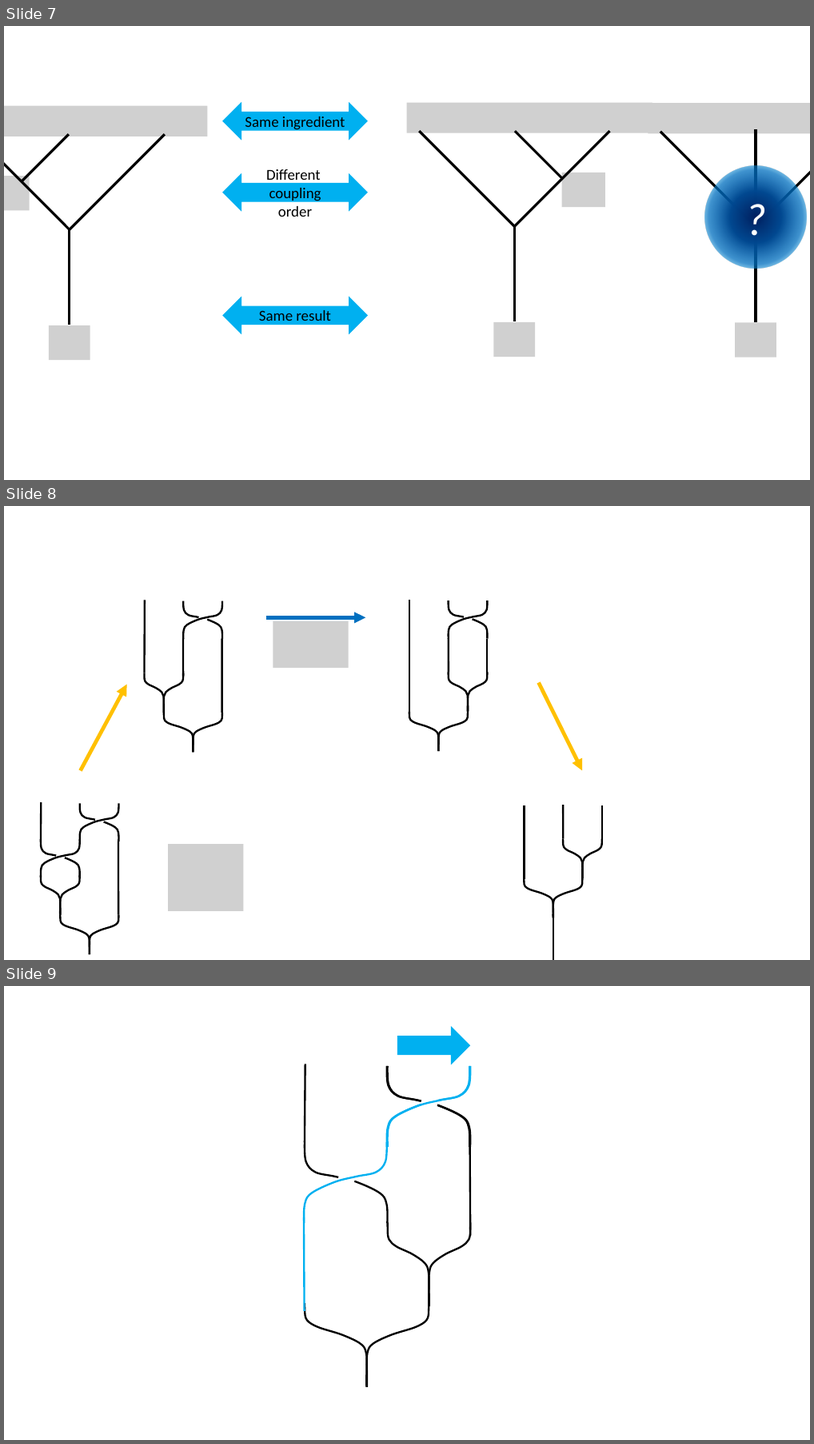
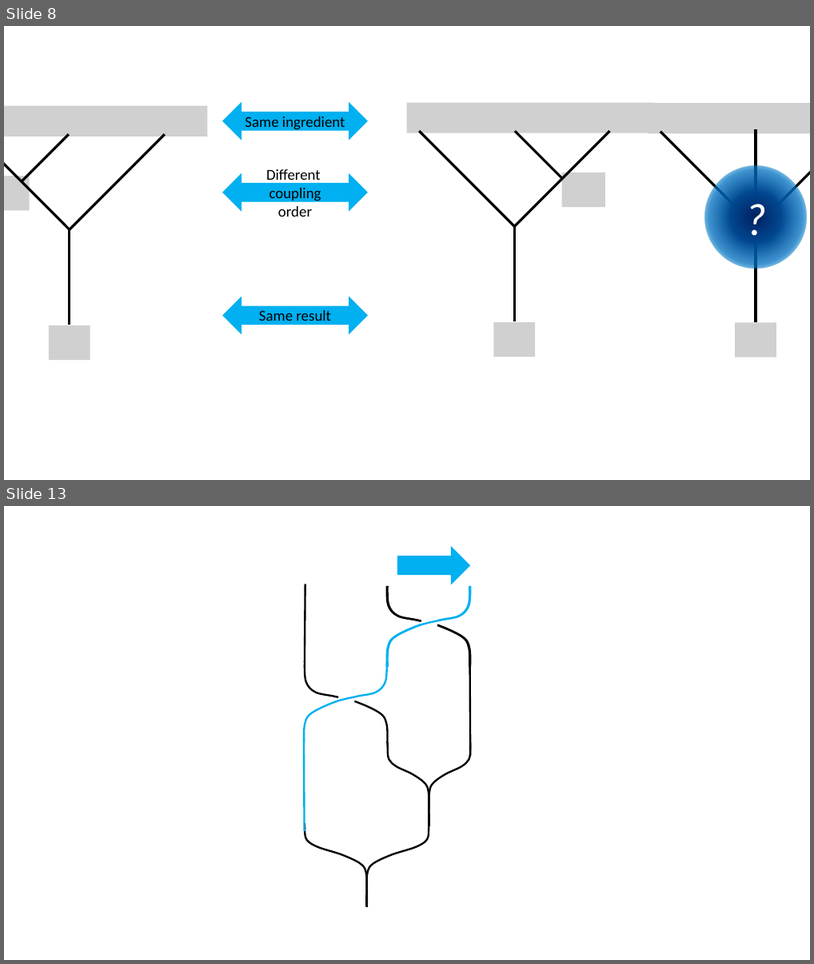
Before and after one commit to yk-liu/yk-liu.github.io, a slide deck: _posts/2019-04-13-Introduction-to-QC-and-TQC-Braiding-Anyons/assets/pics.source.pptx. Shown one above the other, each under a label of ours: slides 7, 8 and 9 before the commit, slides 8 and 13 after it; the slides between them are not shown. The pictures are 814x1444 and 814x964 pixels, drawn with LibreOffice and Linux fonts; fonts in the diff are those of the drawing; grey boxes stand for pictures; background and template pictures are left out. Boxes give left, top, right and bottom in pixels: in the first picture for what was removed or moved away, otherwise in the second. Text is boxed around its words. In the diff, an @@ line names an element or a change of style, - is before the commit and + after.

```diff
--- a/_posts/2019-04-13-Introduction-to-QC-and-TQC-Braiding-Anyons/assets/pics.source.pptx
+++ b/_posts/2019-04-13-Introduction-to-QC-and-TQC-Braiding-Anyons/assets/pics.source.pptx
@@ slide 8 removed at [4, 506, 810, 960], background #FFFFFF @@
@@ arrow removed from (266, 617) to (366, 617) @@
@@ picture removed at [274, 621, 349, 668] @@
@@ group removed at [144, 600, 223, 752]: 6 freeform shapes, 3 lines, 1 ellipse @@
@@ group removed at [410, 600, 488, 751]: 6 freeform shapes, 3 lines, 1 ellipse @@
@@ arrow removed from (80, 770) to (127, 684) @@
@@ arrow removed from (538, 683) to (583, 770) @@
@@ group removed at [41, 803, 119, 954]: 8 freeform shapes, 2 ellipses, 2 lines @@
@@ picture removed at [168, 844, 243, 911] @@
@@ group removed at [524, 805, 602, 960]: 4 freeform shapes, 4 lines @@
@@ what was slide 7 is now slide 8 @@
@@ what was slide 9 is now slide 13 @@
```
Also in this commit, not shown: 5 slides added, 5 other files.
